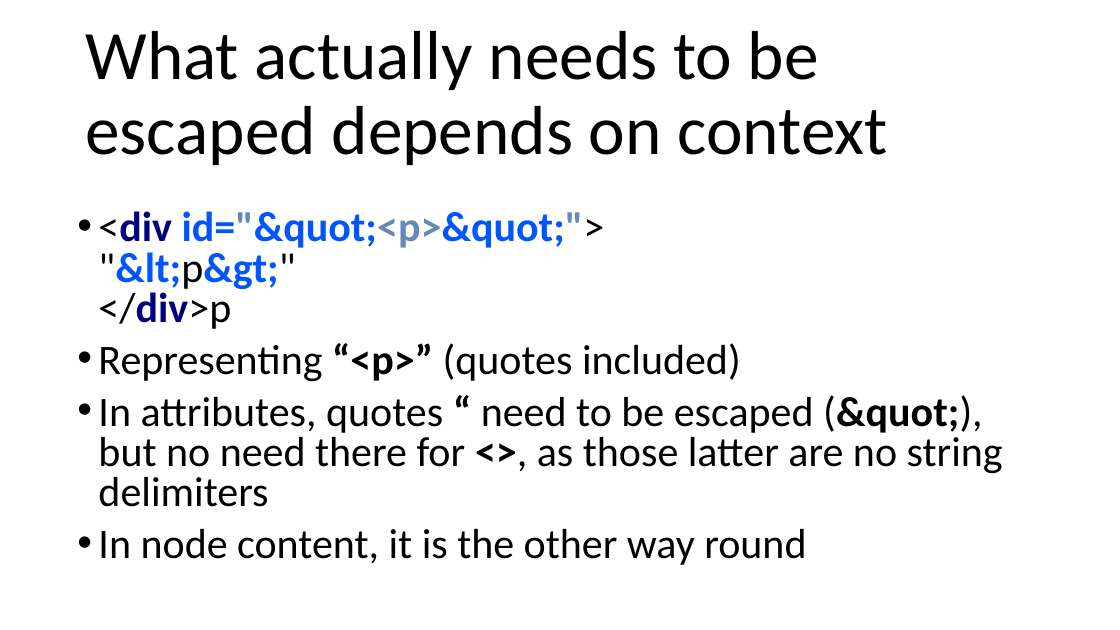
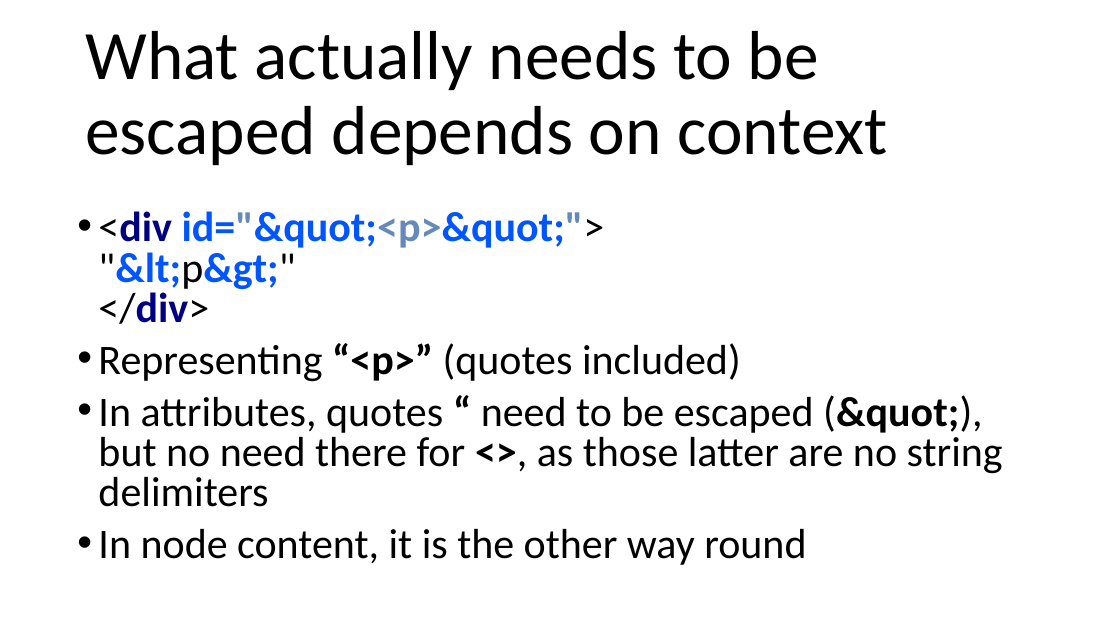
Before and after one commit to arcuri82/tk2100, a slide deck: slide 13 of lessons/10/lesson_10_xss.pptx. Drawn at 1120x630 pixels with LibreOffice and Linux fonts; fonts in the diff are those of the drawing. Boxes give left, top, right and bottom in pixels: in the first picture for what was removed or moved away, otherwise in the second. Text is boxed around its words. In the diff, an @@ line names an element or a change of style, - is before the commit and + after.

```diff
--- a/lessons/10/lesson_10_xss.pptx
+++ b/lessons/10/lesson_10_xss.pptx
@@ text at (98, 211, 605, 324): text changed @@
-• <div id="&quot;<p>&quot;">
-  "&lt;p&gt;"
-  </div>p
+• <div id="&quot;<p>&quot;">
+  "&lt;p&gt;"
+  </div>
```
Also in this commit, not shown: 1 other file.
